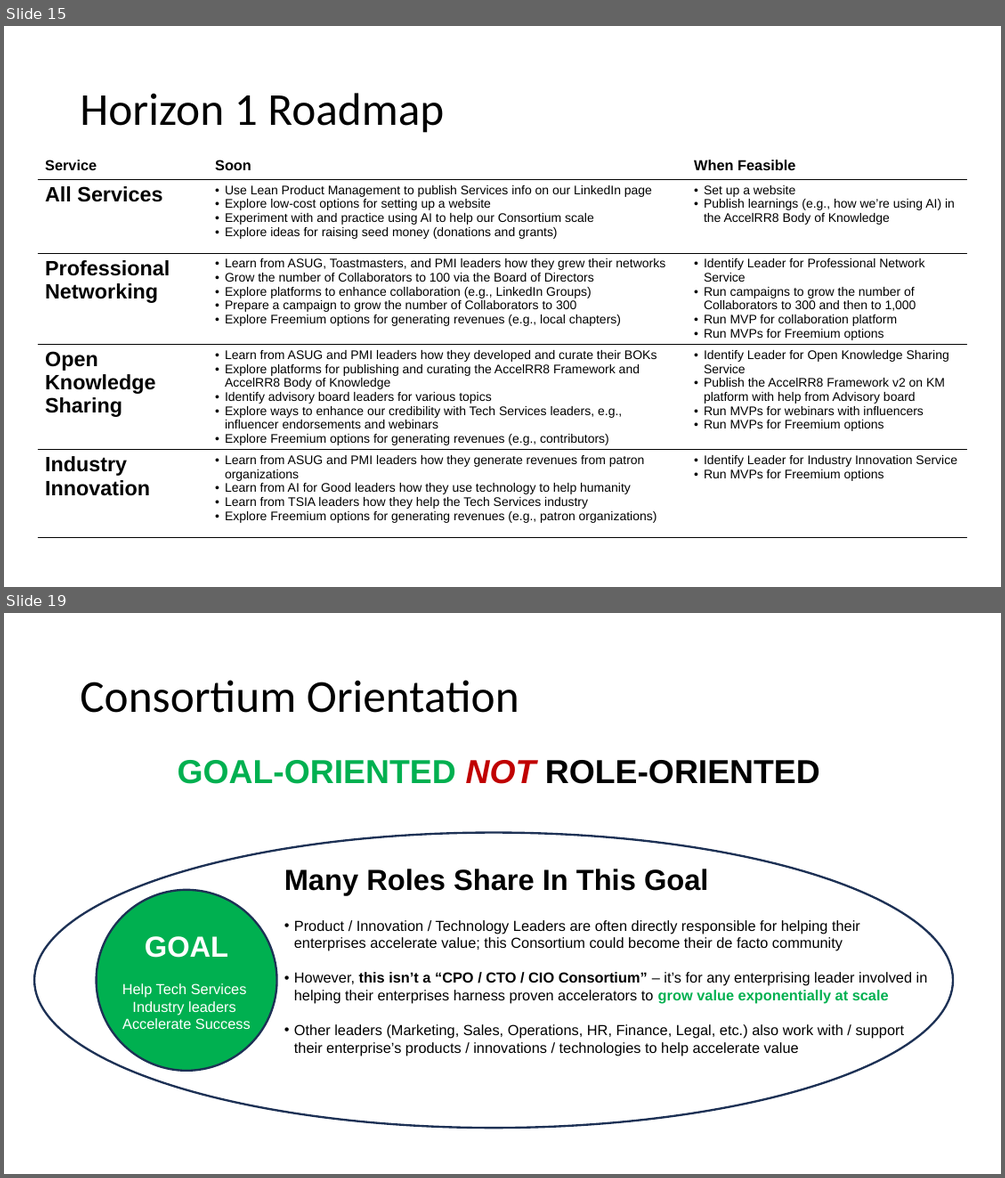
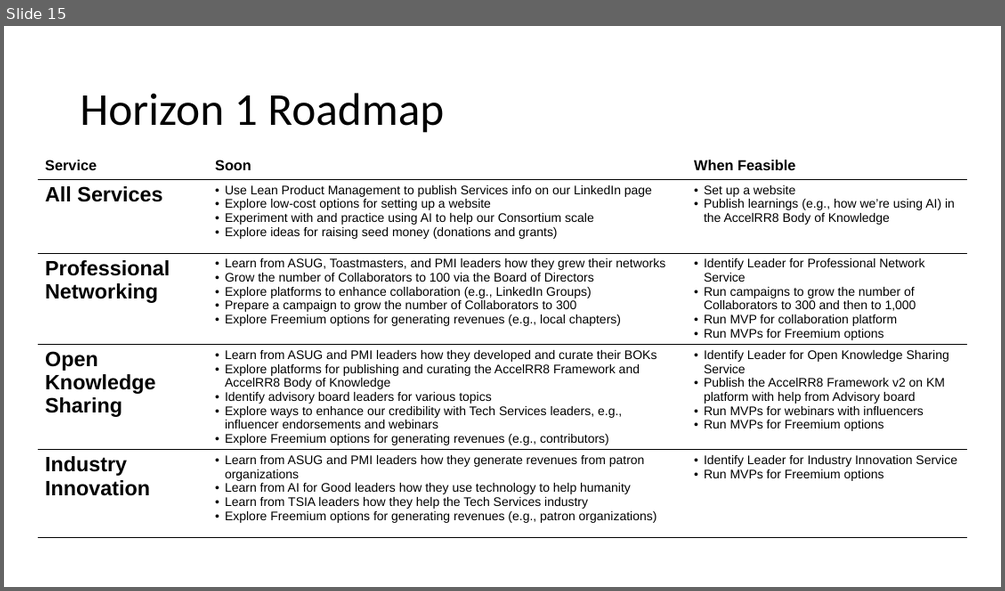
Before and after one commit to AccelRR8-Consortium-NonProfit/Management-Public, a slide deck: docs/1_Integration/1b_Strategy/AccelRR8 Consortium Non-Profit Organization Strategy.pptx. Shown one above the other, each under a label of ours: slides 15 and 19 before the commit, slide 15 after it; the slides between them are not shown. The pictures are 1005x1178 and 1005x591 pixels, drawn with LibreOffice and Linux fonts; fonts in the diff are those of the drawing; background and template pictures are left out. Boxes give left, top, right and bottom in pixels: in the first picture for what was removed or moved away, otherwise in the second. Text is boxed around its words. In the diff, an @@ line names an element or a change of style, - is before the commit and + after.

```diff
--- a/docs/1_Integration/1b_Strategy/AccelRR8 Consortium Non-Profit Organization Strategy.pptx
+++ b/docs/1_Integration/1b_Strategy/AccelRR8 Consortium Non-Profit Organization Strategy.pptx
@@ slide 19 removed at box(4, 613, 1001, 1174), background #FFFFFF @@
@@ title removed at box(80, 680, 519, 713) @@
-Consortium Orientation
@@ text removed at box(178, 760, 820, 784) @@
-GOAL-ORIENTED NOT ROLE-ORIENTED
@@ ellipse removed at box(34, 833, 953, 1127) @@
@@ text removed at box(284, 868, 708, 895) @@
-Many Roles Share In This Goal
@@ ellipse removed at box(96, 890, 277, 1070) @@
-GOAL
-Help Tech Services
-Industry leaders
-Accelerate Success
@@ text removed at box(294, 920, 928, 1056) @@
-• Product / Innovation / Technology Leaders are often directly responsible for helping their
-  enterprises accelerate value; this Consortium could become their de facto community
-• However, this isn’t a “CPO / CTO / CIO Consortium” – it’s for any enterprising leader involved in
-  helping their enterprises harness proven accelerators to grow value exponentially at scale
-• Other leaders (Marketing, Sales, Operations, HR, Finance, Legal, etc.) also work with / support
-  their enterprise’s products / innovations / technologies to help accelerate value
```
Also in this commit, not shown: 6 other slides removed, 5 other files.
